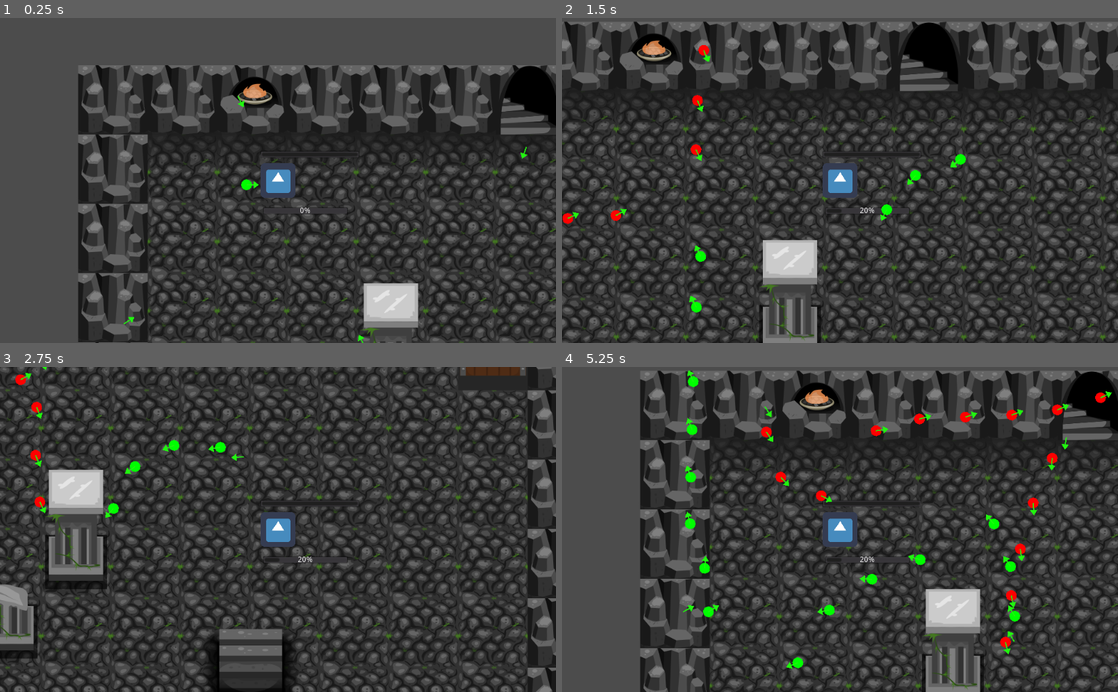
Above: before the commit, frames 1-4 (two rows, left to right).
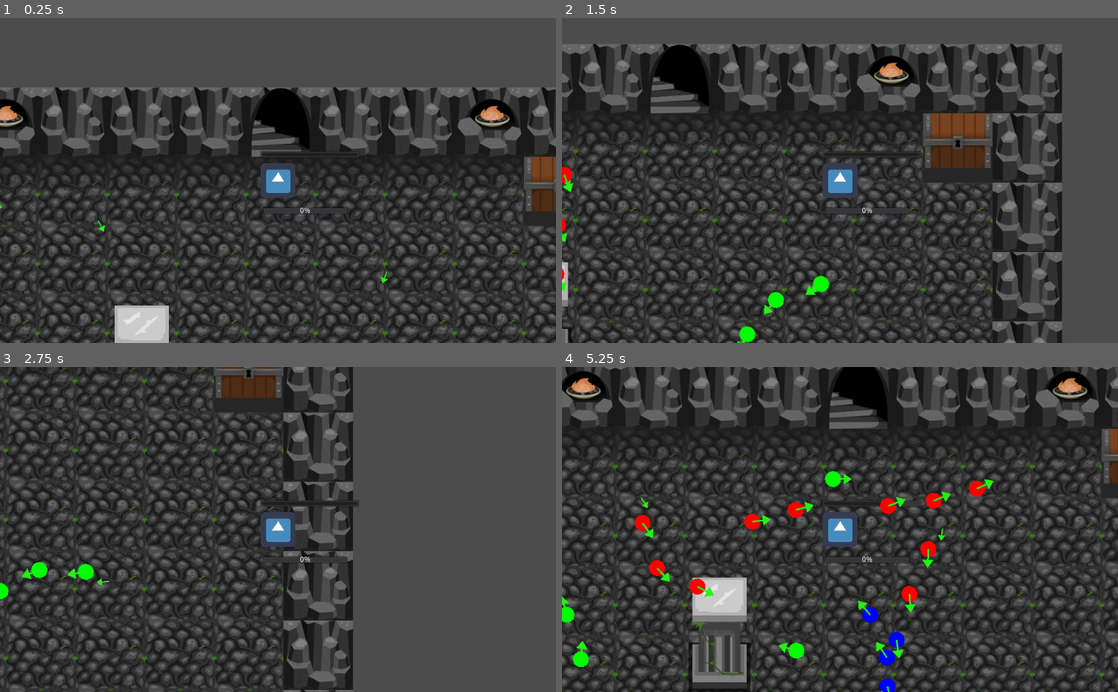
Above: after the commit, the same moments.

Repository: PRFNTX/wejammin
Game: Godot game, scene res://TestScene.tscn
Two runs of this game, one before a commit and one after it. Both use one fixed random seed, a clock stepped at 60 frames per second and the inputs below. The project has no main scene, so this scene is started directly. The engine's default icon, where the game draws it, is replaced by a stand-in: a white triangle on a blue panel in a dark square.
Inputs:
- Up to frame 1 (0.25 s): no input
- Up to frame 2 (1.5 s): tap Enter at 0.5 s; hold D (move_right) 0.53-1.28 s; hold S (move_down) from 1.28 s (still down)
- Up to frame 3 (2.75 s): release S (move_down) at 2.03 s; hold D (move_right) from 2.03 s (still down)
- Up to frame 4 (5.25 s): release D (move_right) at 2.78 s; hold W (move_up) 2.78-3.53 s; hold A (move_left) 3.53-5.03 s; hold S (move_down) from 5.03 s (still down)

The runs differ from the first frame. In frame 1, 45% of the frame differs, in the area x 0-100%, y 14-100%; in frame 2, 52%; in frame 3, 54%, in the area x 0-100%, y 0-100%; in frame 4, 50%.

Commit message:
did stuff

Diff:
--- a/ProjectGameJam/BasicTilemap.tscn
+++ b/ProjectGameJam/BasicTilemap.tscn
@@ -2,7 +2,7 @@
 
 [ext_resource path="res://DungeonTileSet.tres" type="TileSet" id=1]
 
-[node name="Node2D" type="Node2D"]
+[node name="Level1" type="Node2D"]
 
 [node name="BasicTilemap" type="TileMap" parent="."]
 tile_set = ExtResource( 1 )
@@ -10,7 +10,7 @@
 show_collision = true
 collision_layer = 2
 format = 1
-tile_data = PoolIntArray( 0, 1, 131072, 1, 1, 131072, 2, 1,  …(1106 unchanged characters)…  131073, 327685, 1, 131073, 327686, 1, 1, 327687, 1, 2, 327688, 1, 131073, 327689, 1, 131073, 327690, 1, 131073, 327691, 1, 131072, 393216, 1, 131072, 393217, 1, 131073, 393218, 1, 131073, 393219, 1, 131073, 393220, 1, 131073, 393221, 1, 131073, 393222, 1, 65537, 393223, 1, 65538, 393224, 1, 131073, 393225, 1, 131073,  …(484 unchanged characters)…
+tile_data = PoolIntArray( 0, 1, 131072, 1, 1, 131072, 2, 1,  …(1106 unchanged characters)…  131073, 327685, 1, 131073, 327686, 1, 131073, 327687, 1, 131073, 327688, 1, 131073, 327689, 1, 131073, 327690, 1, 131073, 327691, 1, 131072, 393216, 1, 131072, 393217, 1, 131073, 393218, 1, 131073, 393219, 1, 131073, 393220, 1, 131073, 393221, 1, 131073, 393222, 1, 131073, 393223, 1, 131073, 393224, 1, 131073, 393225, 1, 131073,  …(484 unchanged characters)…
 
 [node name="BasicTilemap2" type="TileMap" parent="."]
 tile_set = ExtResource( 1 )
--- a/ProjectGameJam/BasicTilemap2.tscn
+++ b/ProjectGameJam/BasicTilemap2.tscn
@@ -2,19 +2,23 @@
 
 [ext_resource path="res://DungeonTileSet.tres" type="TileSet" id=1]
 
-[node name="Node2D" type="Node2D"]
+[node name="Level2" type="Node2D"]
 
 [node name="BasicTilemap" type="TileMap" parent="."]
 tile_set = ExtResource( 1 )
 cell_size = Vector2( 128, 128 )
 show_collision = true
-collision_layer = 2
+collision_layer = 4
+collision_mask = 4
 format = 1
-tile_data = PoolIntArray( 0, 1, 131072, 1, 1, 131072, 2, 1, 0, 3, 1, 131072, 4, 1, 131072, 5, 1, 131072, 6, 1, 65536, 7, 1, 131072, 8, 1, 131072, 9, 1, 0, 1 …(1819 unchanged characters)…
+tile_data = PoolIntArray( 0, 1, 131072, 1, 1, 131072, 2, 1, 0, 3, 1, 131072, 4, 1, 131072, 5, 1, 131072, 6, 1, 131072, 7, 1, 131072, 8, 1, 131072, 9, 1, 0, 1 …(1819 unchanged characters)…
 
 [node name="BasicTilemap2" type="TileMap" parent="."]
+visible = false
 tile_set = ExtResource( 1 )
 cell_size = Vector2( 128, 128 )
 show_collision = true
+collision_layer = 4
+collision_mask = 4
 format = 1
 tile_data = PoolIntArray( 131078, 2, 3, 262154, 2, 3 )
--- a/ProjectGameJam/DebugArrow.gd
+++ b/ProjectGameJam/DebugArrow.gd
@@ -8,5 +8,4 @@
 func _process(delta):
 	# rotate the arrow an amount equal to the angle between the default
 	#diretion and the projectile direction
-
 	self.rotation = parent.direction - PI/2
--- a/ProjectGameJam/PlayerNode.gd
+++ b/ProjectGameJam/PlayerNode.gd
@@ -17,22 +17,24 @@
 
 
 func _ready():
-
 	$Healthbar.max_value = max_health
 	$Healthbar.value = current_health
 
 	$ActionTimeBar.max_value = max_action_points_value
 	$ActionTimeBar.value = current_action_points_value
 
+func kill_and_respawn():
+	get_parent().get_node("SpawnLocation").spawn_player()
+
+
 func change_health(new_health_value):
 	if new_health_value == 0:
-		self.queue_free()
+		kill_and_respawn()
 	else:
 		current_health = new_health_value
 		$Healthbar.value = new_health_value
 
 func on_player_did_action():
-	print("did action, yo")
 	can_player_do_action = false
 	current_action_points_value = initial_action_point_value
 
@@ -46,26 +48,37 @@
 		can_player_do_action = true
 
 
+var start_rotation = rotation
 func _physics_process(delta):
+	var move_up = false
+	var move_left = false
+	var move_right = false
+	var move_down = false
+	if Input.is_action_pressed("move_up"):
+		move_up = Input.is_action_pressed(("move_up"))
+	if Input.is_action_pressed("move_down"):
+		move_down = Input.is_action_pressed(("move_down"))
+	if Input.is_action_pressed("move_left"):
+		move_left = Input.is_action_pressed(("move_left"))
+	if Input.is_action_pressed("move_right"):
+		move_right = Input.is_action_pressed(("move_right"))
 	var horizontal_speed = 0
 	var vertical_speed = 0
 	if move_up:
-		vertical_speed -= player_speed
+		vertical_speed -= 1
 	if move_down:
-		vertical_speed += player_speed
+		vertical_speed += 1
 
 	if move_left:
-		horizontal_speed -= player_speed
+		horizontal_speed -= 1
 	if move_right:
-		horizontal_speed += player_speed
+		horizontal_speed += 1
 
 	var initial_velocity = Vector2(
 		horizontal_speed,
 		vertical_speed
-	)
-	var collision = move_and_collide(initial_velocity * delta)
-	if collision != null:
-		pass
+	).normalized()*player_speed
+	var collision = move_and_slide(initial_velocity)
 
 func hit_by_projectile(type):
 	if type == Projectile.projectile_types.RED:
@@ -75,14 +88,3 @@
 			pass
 		else:
 			charge_action_bar(current_action_points_value + 1)
-
-func _input(event):
-	if event is InputEventKey:
-		if event.is_action("move_up"):
-			move_up = event.is_action_pressed(("move_up"))
-		elif event.is_action("move_down"):
-			move_down = event.is_action_pressed(("move_down"))
-		elif event.is_action("move_left"):
-			move_left = event.is_action_pressed(("move_left"))
-		elif event.is_action("move_right"):
-			move_right = event.is_action_pressed(("move_right"))
--- a/ProjectGameJam/PlayerNode.tscn
+++ b/ProjectGameJam/PlayerNode.tscn
@@ -6,8 +6,8 @@
 [sub_resource type="CircleShape2D" id=1]
 
 [node name="PlayerNode" type="KinematicBody2D"]
-collision_layer = 3
-collision_mask = 3
+collision_layer = 7
+collision_mask = 7
 script = ExtResource( 1 )
 
 [node name="Sprite" type="Sprite" parent="."]
@@ -34,5 +34,5 @@
 step = 1.0
 value = 1.0
 
-[node name="Camera2D" type="Camera2D" parent="."]
+[node name="Camera" type="Camera2D" parent="."]
 current = true
--- a/ProjectGameJam/Projectile.gd
+++ b/ProjectGameJam/Projectile.gd
@@ -2,7 +2,13 @@
 class_name Projectile
 
 export(float) var direction = 1.2
-export(float) var speed = 200.0
+export(float) var speed = 100
+
+enum {
+	ACTIVE,
+	PASSIVE,
+}
+var mode = ACTIVE
 
 
 var life_time = 8 #in seconds
@@ -19,10 +25,45 @@
 
 var age = 0
 
+func hit_by_projectile(in_type):
+	if in_type != type:
+		set_passive()
+
+func left_by_projectile(in_type):
+	var reactivate = funcref(self, "set_active")
+	create_tick_event(reactivate, 5)
+
+func set_passive():
+	$Sprite.color = Color.blue
+	mode = PASSIVE
+
+func set_active():
+	set_projectile_type(type)
+	mode = ACTIVE
+
+var tick = 0
+var tick_rate = 0.1
+var del = 0
+var tick_register = {}
+func create_tick_event(on_fire, delta):
+	var fire_time = tick + delta
+	if tick_register.has(fire_time):
+		tick_register[fire_time].append(on_fire)
+	else:
+		tick_register[fire_time] = [on_fire]
+
+func fire_tick_events():
+	if tick_register.has(tick):
+		for event in tick_register[tick]:
+			event.call_func()
+
 func _physics_process(delta):
-
+	del += delta
+	if del > tick_rate:
+		del = 0
+		tick += 1
+		fire_tick_events()
 	age += delta
-
 	if age > life_time:
 		self.queue_free()
 
@@ -30,6 +71,18 @@
 
 func _on_Projectile_body_entered(body):
 	var name = body.name
-	if body.has_method("hit_by_projectile"):
-		body.call("hit_by_projectile", type)
-	self.queue_free()
+	if mode != PASSIVE:
+		if body.has_method("hit_by_projectile"):
+			body.call("hit_by_projectile", type)
+		self.queue_free()
+
+
+# hit projectile
+func _on_Projectile_area_entered(area):
+	if area.has_method("hit_by_projectile"):
+		area.call("hit_by_projectile", type)
+
+
+func _on_Projectile_area_exited(area):
+	if area.has_method("left_by_projectile"):
+		area.call("left_by_projectile", type)
--- a/ProjectGameJam/Projectile.tscn
+++ b/ProjectGameJam/Projectile.tscn
@@ -7,7 +7,8 @@
 [sub_resource type="CircleShape2D" id=1]
 
 [node name="Projectile" type="Area2D"]
-collision_layer = 2
+scale = Vector2( 1.5, 1.5 )
+collision_layer = 3
 script = ExtResource( 1 )
 
 [node name="CollisionShape2D" type="CollisionShape2D" parent="."]
@@ -22,4 +23,6 @@
 [node name="DebugArrow" parent="." instance=ExtResource( 2 )]
 rotation = -0.370796
 
+[connection signal="area_entered" from="." to="." method="_on_Projectile_area_entered"]
+[connection signal="area_exited" from="." to="." method="_on_Projectile_area_exited"]
 [connection signal="body_entered" from="." to="." method="_on_Projectile_body_entered"]
--- a/ProjectGameJam/Scene1.gd
+++ b/ProjectGameJam/Scene1.gd
@@ -1,10 +1,10 @@
 extends Node2D
 
-var next_scene = preload("res://TestScene2.tscn")
+onready var scene_controller = get_tree().get_root().get_node("/root/SceneController")
 
 func _ready():
 	pass # Replace with function body.
 
 
 func _on_Area2D_body_entered(body):
-	get_tree().change_scene_to(next_scene)
+	scene_controller.change_scene(0)
--- a/ProjectGameJam/TestScene.tscn
+++ b/ProjectGameJam/TestScene.tscn
@@ -16,7 +16,7 @@
 [node name="BasicTilemap" parent="." instance=ExtResource( 5 )]
 
 [node name="Rail" parent="BasicTilemap" instance=ExtResource( 3 )]
-position = Vector2( 73, 65 )
+position = Vector2( 275, 254 )
 
 [node name="Turret" parent="BasicTilemap/Rail" instance=ExtResource( 4 )]
 position = Vector2( 196.174, -5.04139 )
@@ -45,7 +45,7 @@
 projectile = ExtResource( 2 )
 
 [node name="PlayerNode" parent="BasicTilemap" instance=ExtResource( 1 )]
-position = Vector2( 368, 213 )
+position = Vector2( 827, 172 )
 collision_layer = 0
 
 [node name="Projectile" parent="BasicTilemap" instance=ExtResource( 2 )]
@@ -60,6 +60,7 @@
 [node name="CollisionShape2D" type="CollisionShape2D" parent="Area2D"]
 position = Vector2( 0, 1 )
 shape = SubResource( 1 )
+one_way_collision = true
 
 [connection signal="area_entered" from="Area2D" to="." method="_on_Area2D_area_entered"]
 [connection signal="body_entered" from="Area2D" to="." method="_on_Area2D_body_entered"]
--- a/ProjectGameJam/TestScene2.tscn
+++ b/ProjectGameJam/TestScene2.tscn
@@ -1,49 +1,47 @@
-[gd_scene load_steps=6 format=2]
+[gd_scene load_steps=7 format=2]
 
 [ext_resource path="res://BasicTilemap2.tscn" type="PackedScene" id=1]
 [ext_resource path="res://Projectile.tscn" type="PackedScene" id=2]
 [ext_resource path="res://PlayerNode.tscn" type="PackedScene" id=3]
-[ext_resource path="res://Rail.tscn" type="PackedScene" id=4]
 [ext_resource path="res://Turret.tscn" type="PackedScene" id=5]
+[ext_resource path="res://TestScene2.gd" type="Script" id=6]
+
+[sub_resource type="RectangleShape2D" id=1]
+extents = Vector2( 56, 27 )
 
 [node name="Node2D" type="Node2D"]
+script = ExtResource( 6 )
 
 [node name="Node2D" parent="." instance=ExtResource( 1 )]
 
-[node name="Rail" parent="Node2D" instance=ExtResource( 4 )]
-position = Vector2( 73, 65 )
-
-[node name="Turret" parent="Node2D/Rail" instance=ExtResource( 5 )]
-position = Vector2( 196.174, -5.04139 )
-rotation = -0.125518
-offset = 188.33
-projectile = ExtResource( 2 )
-
-[node name="Turret2" parent="Node2D/Rail" instance=ExtResource( 5 )]
-position = Vector2( 732.767, 70.8371 )
-rotation = 0.621852
-offset = 738.03
-type = 1
-projectile = ExtResource( 2 )
-
-[node name="Turret3" parent="Node2D/Rail" instance=ExtResource( 5 )]
-position = Vector2( 478.889, 451.373 )
-rotation = 3.04959
-offset = 1400.75
-type = 1
-projectile = ExtResource( 2 )
-
-[node name="Turret4" parent="Node2D/Rail" instance=ExtResource( 5 )]
-position = Vector2( 18.6209, 436.373 )
-rotation = -1.96018
-offset = 1867.67
-projectile = ExtResource( 2 )
-
 [node name="PlayerNode" parent="Node2D" instance=ExtResource( 3 )]
-position = Vector2( 900, 754 )
+position = Vector2( 900, 713 )
 collision_layer = 0
 
 [node name="Projectile" parent="Node2D" instance=ExtResource( 2 )]
 position = Vector2( 260, 221 )
 direction = 0.0
 type = 1
+
+[node name="Area2D" type="Area2D" parent="Node2D"]
+position = Vector2( 854, 620 )
+
+[node name="CollisionShape2D" type="CollisionShape2D" parent="Node2D/Area2D"]
+position = Vector2( 44, 157 )
+shape = SubResource( 1 )
+one_way_collision_margin = 5.0
+
+[node name="Turret" parent="Node2D" instance=ExtResource( 5 )]
+position = Vector2( 1065, 559 )
+direction = 3.14
+fire_rate = 3.0
+type = 1
+projectile = ExtResource( 2 )
+
+[node name="Turret2" parent="Node2D" instance=ExtResource( 5 )]
+position = Vector2( 339, 547 )
+direction = 0.0
+fire_rate = 0.3
+projectile = ExtResource( 2 )
+
+[connection signal="body_entered" from="Node2D/Area2D" to="." method="_on_Area2D_body_entered"]
--- a/ProjectGameJam/project.godot
+++ b/ProjectGameJam/project.godot
@@ -29,6 +29,10 @@
 config/name="ProjectGameJam"
 config/icon="res://icon.png"
 
+[autoload]
+
+SceneController="*res://scene_controller.gd"
+
 [input]
 
 move_up={
